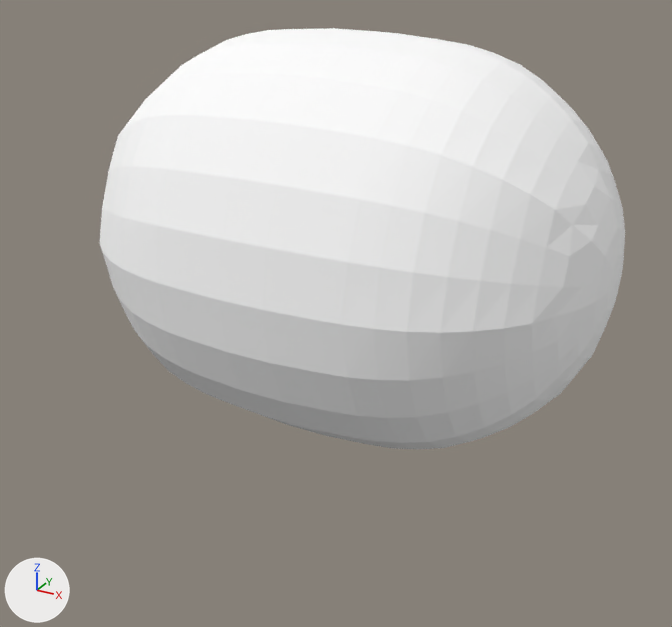
The Blender file blend/subm1.blend: old version first, new version second.
The view is the same before and after, from a 50 mm lens placed at (6.3, -12.0, 9.18), pointed at (-0.27, -0.06, 3.2). Arrows for +X, +Y and +Z are at lower left; the lights stay in place.

The first picture shows 'ColobotMesh_1.001'.
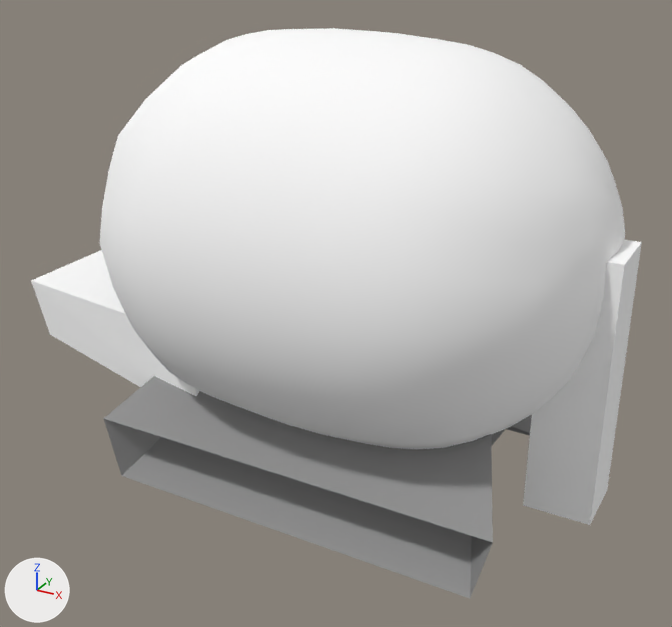
The change in detail:
Object 'ColobotMesh_1.003' (ob_colobotmesh_1_003) is now shown.
Object 'ColobotMesh_1.002' (ob_colobotmesh_1_002) is now shown.
Object 'ColobotMesh_1' (ob_colobotmesh_1) is now shown.

Where the change shows, as pixel boxes (x1, y1, x2, y2) in the pictures (672 x 627 px):
'ColobotMesh_1.002', shown
    after: (103, 376, 532, 598)
'ColobotMesh_1.003', shown
    after: (523, 240, 642, 525)
'ColobotMesh_1', shown
    after: (31, 250, 199, 396)
